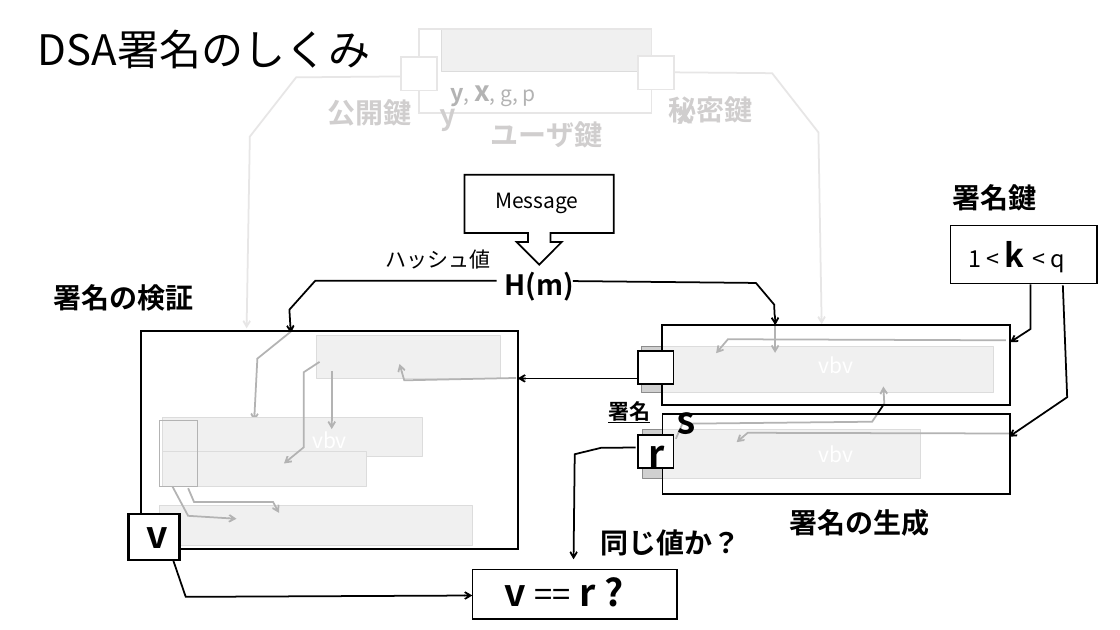
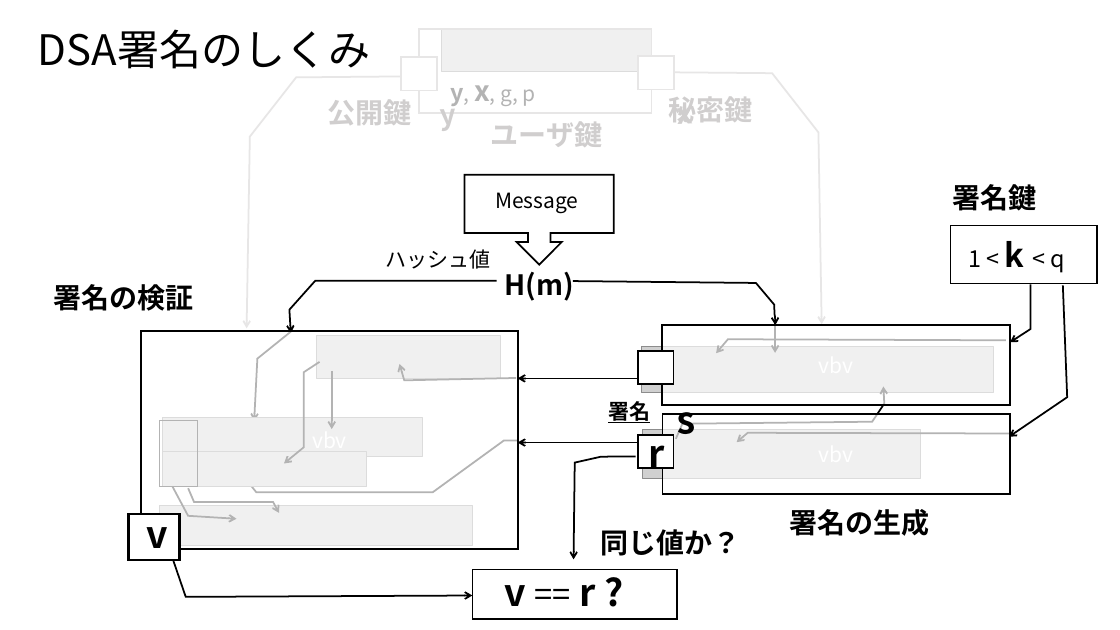
Before and after one commit to kojo1/TLSbook-en, a slide deck: slide 21 of Part1.Technology/Chapter3.Algorithm/Algorithm-fig-jp.pptx. Drawn at 1120x630 pixels with LibreOffice and Linux fonts; fonts in the diff are those of the drawing; grey boxes stand for pictures. Boxes give left, top, right and bottom in pixels: in the first picture for what was removed or moved away, otherwise in the second. Text is boxed around its words. In the diff, an @@ line names an element or a change of style, - is before the commit and + after.

```diff
--- a/Part1.Technology/Chapter3.Algorithm/Algorithm-fig-jp.pptx
+++ b/Part1.Technology/Chapter3.Algorithm/Algorithm-fig-jp.pptx
@@ freeform shape added at <box>244,440,518,492</box>, outline #000000 1.5 pt @@
@@ arrow added from (637, 443) to (518, 443), #000000 1.5 pt @@
@@ freeform shape: place and size @@
-freeform shape at <box>574,448,636,560</box>
+freeform shape at <box>574,456,636,560</box>
```
Also in this commit, not shown: 1 other slide changed, 3 slides added, 2 slides removed, 8 other files.
